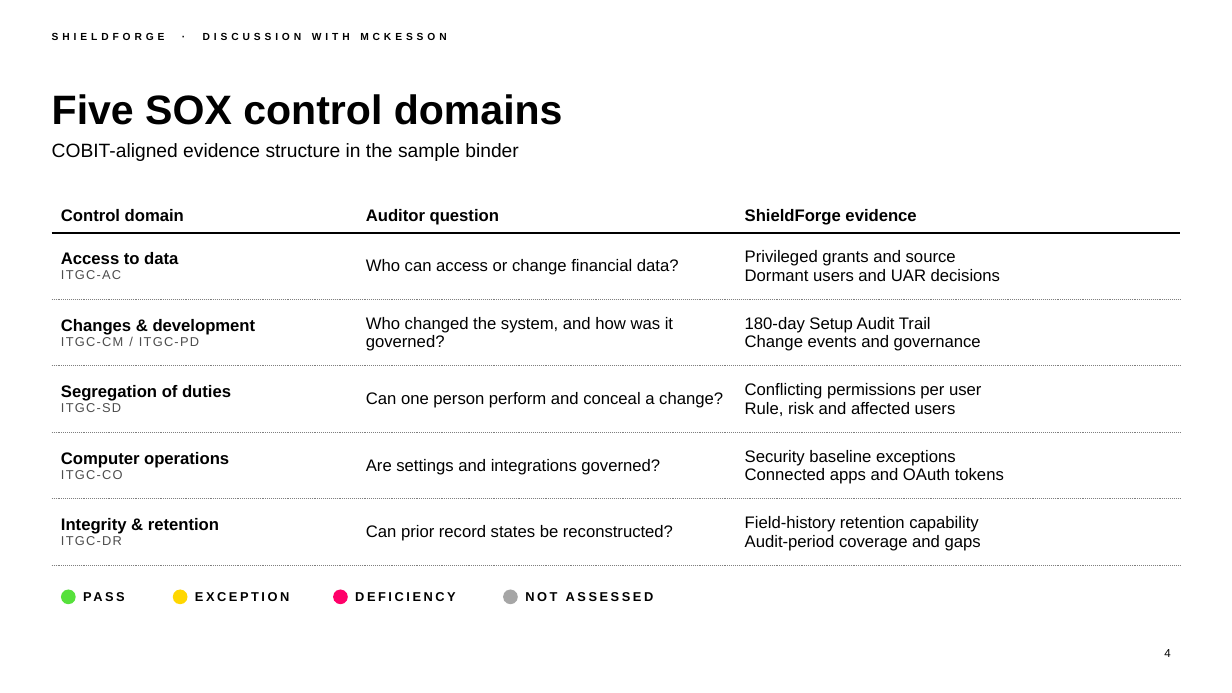
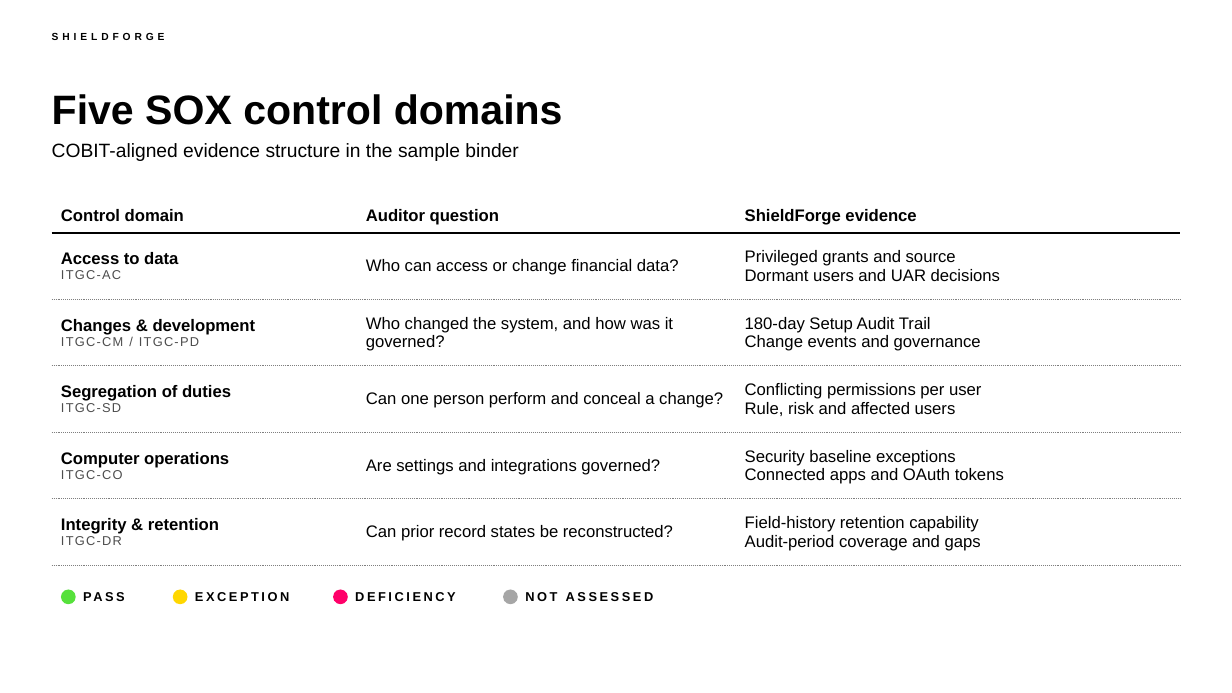
Before and after one commit to chintasurya/Design, a slide deck: slide 4 of docs/ShieldForge-McKesson-IG.pptx. Drawn at 1232x693 pixels with LibreOffice and Linux fonts; fonts in the diff are those of the drawing; background and template pictures are left out. Boxes give left, top, right and bottom in pixels: in the first picture for what was removed or moved away, otherwise in the second. Text is boxed around its words. In the diff, an @@ line names an element or a change of style, - is before the commit and + after.

```diff
--- a/docs/ShieldForge-McKesson-IG.pptx
+++ b/docs/ShieldForge-McKesson-IG.pptx
@@ text at (52, 33, 165, 40): text changed @@
-SHIELDFORGE · DISCUSSION WITH MCKESSON
+SHIELDFORGE
@@ page number removed at (1164, 649, 1170, 657) @@
-4
```
Also in this commit, not shown: 7 other slides changed.
